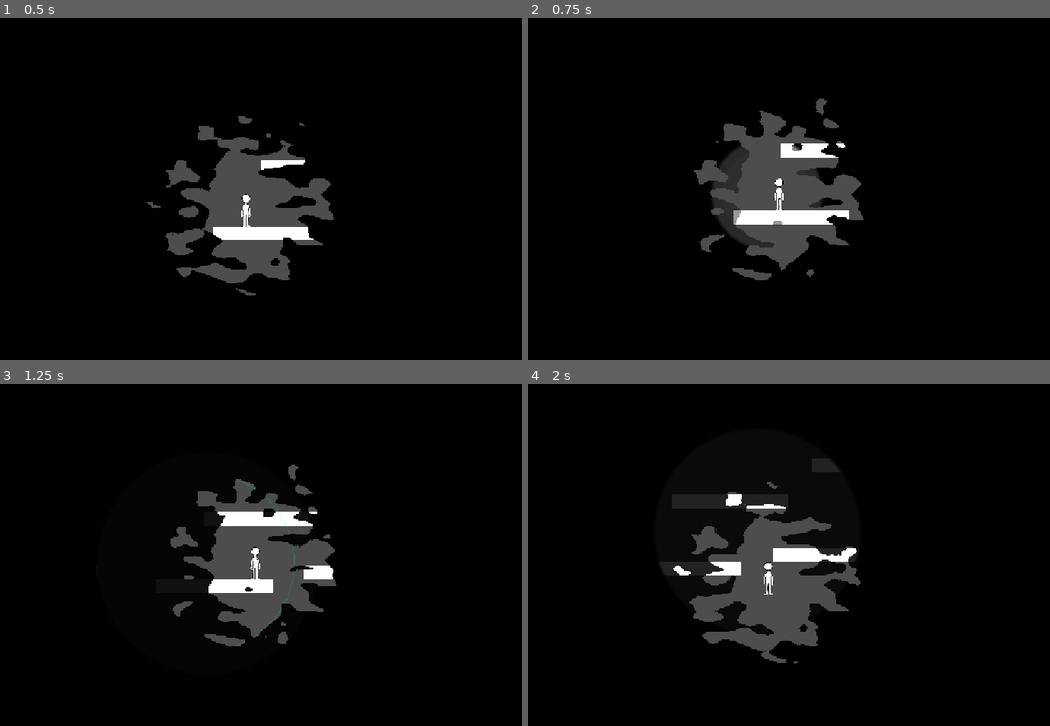
Above: before the commit, frames 1-4 (two rows, left to right).
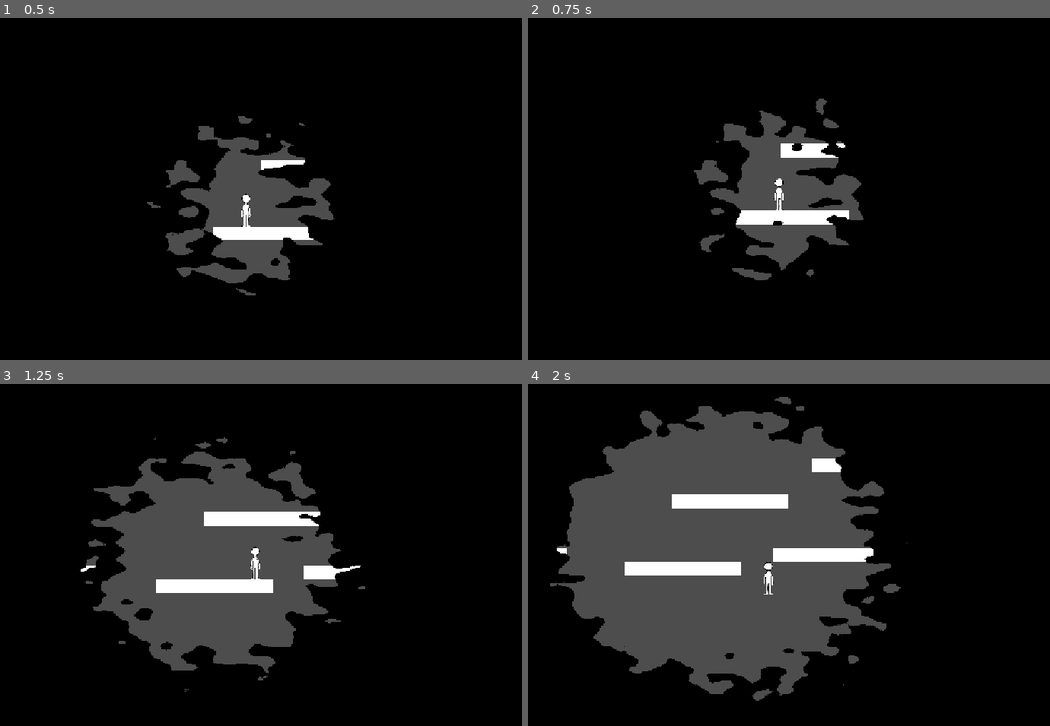
Above: after the commit, the same moments.

Repository: RazMths/Dash
Game: Godot game, scene res://Levels/main.tscn
Two runs of this game, one before a commit and one after it. Both use one fixed random seed, a clock stepped at 60 frames per second and the inputs below.
Inputs (mouse positions are in pixels of both pictures, inside the frame that each line leads up to):
- Up to frame 1 (0.5 s): no input
- Up to frame 2 (0.75 s): tap Enter (ui_accept) at 0.5 s; move the mouse to (924, 171) at 0.52 s; hold Right (move_right) from 0.53 s (still down); hold Enter (ui_accept) from 0.53 s (still down)
- Up to frame 3 (1.25 s): keep holding Right (move_right); keep holding Enter (ui_accept); tap N (jump) at 0.77, 0.8, 1.07 s
- Up to frame 4 (2 s): keep holding Right (move_right); move the mouse to (668, 572) at 1.27 s; release Enter (ui_accept) at 1.28 s; tap N (jump) at 1.35, 1.52, 1.82 s; tap Enter (ui_accept) at 1.55 s

Frame 1 is identical in both runs. In frame 2, 1.1% of the frame differs, in the area x 35-57%, y 37-68%; in frame 3, 13%; in frame 4, 29%, in the area x 4-73%, y 3-93%.

Commit message:
important

Diff:
--- a/Actors/player.gd
+++ b/Actors/player.gd
@@ -107,7 +107,6 @@
 	# Echo on jump
 	if overlay_manager:
 		overlay_manager.spawn_echo(global_position)
-		echo_manager.spawn_echo(global_position, 200.0)
 
 func start_dash() -> void:
 	can_dash = false
--- a/Custom scripts/color_rect_for_player.gd
+++ b/Custom scripts/color_rect_for_player.gd
@@ -3,8 +3,8 @@
 class EchoData:
 	var world_pos: Vector2
 	var progress: float = 0.0
-	var expand_speed: float = 2.0      # Speed of expansion
-	var max_radius: float = 0.35        # Size on screen (0.35 = 35% of screen height)
+	var expand_speed: float = 0.6       # Lifespan speed
+	var max_radius: float = 0.56        # Expansion peak radius
 	var strength: float = 1.0
 
 @export var player: Node2D
@@ -13,12 +13,6 @@
 func _ready() -> void:
 	anchor_right = 1.0
 	anchor_bottom = 1.0
-
-func _unhandled_input(event: InputEvent) -> void:
-	# Trigger echo on spacebar / action for testing
-	if event.is_action_pressed("ui_accept"):
-		if player:
-			spawn_echo(player.global_position)
 
 func spawn_echo(world_position: Vector2) -> void:
 	if active_echoes.size() >= 5:
@@ -39,17 +33,16 @@
 
 	var aspect := vp_size.x / vp_size.y
 
-	# 1. Player position to Screen UV
+	# 1. Update Player position in UV space
 	var player_screen_pos = player.get_global_transform_with_canvas().origin
 	var player_uv = player_screen_pos / vp_size
 	mat.set_shader_parameter("center", player_uv)
 
-	# 2. Convert active echoes to Screen UV
+	# 2. Update Echoes
 	var positions: Array[Vector2] = [Vector2.ZERO, Vector2.ZERO, Vector2.ZERO, Vector2.ZERO, Vector2.ZERO]
 	var radii: Array[float] = [0.0, 0.0, 0.0, 0.0, 0.0]
 	var strengths: Array[float] = [0.0, 0.0, 0.0, 0.0, 0.0]
 
-	# Canvas transform from viewport/camera context
 	var canvas_xform = player.get_canvas_transform()
 
 	var i = active_echoes.size() - 1
@@ -60,13 +53,25 @@
 		if echo.progress >= 1.0:
 			active_echoes.remove_at(i)
 		else:
-			# Convert world pos to canvas screen pos
 			var screen_pos = canvas_xform * echo.world_pos
 			var screen_uv = screen_pos / vp_size
 
+			var current_radius: float
+			var current_strength: float
+
+			# Smooth expand from 0.0 to max_radius, then smoothly shrink back down
+			if echo.progress < 0.4:
+				var t = echo.progress / 0.4
+				current_radius = lerp(0.0, echo.max_radius, ease(t, -2.0)) # Smooth acceleration
+				current_strength = 1.0
+			else:
+				var t = (echo.progress - 0.4) / 0.6
+				current_radius = lerp(echo.max_radius, 0.0, ease(t, 2.0))
+				current_strength = 1.0 - t
+
 			positions[i] = screen_uv
-			radii[i] = echo.progress * echo.max_radius
-			strengths[i] = (1.0 - echo.progress) * echo.strength
+			radii[i] = current_radius
+			strengths[i] = current_strength
 		i -= 1
 
 	# 3. Push uniforms
--- a/Levels/main.tscn
+++ b/Levels/main.tscn
@@ -5,7 +5,14 @@
 [ext_resource type="PackedScene" uid="uid://c1j1se1lnh5i2" path="res://Objects/ground.tscn" id="2_lwy2l"]
 [ext_resource type="Shader" uid="uid://lvg0pgnwm1ff" path="res://Shaders/echo_transition.gdshader" id="4_7pswh"]
 [ext_resource type="Script" uid="uid://cxvkivf8u6g3j" path="res://Custom scripts/color_rect_for_player.gd" id="5_7pswh"]
-[ext_resource type="Script" uid="uid://naa1nw83belv" path="res://echo_test.gd" id="6_34bfm"]
+
+[sub_resource type="Environment" id="Environment_mtjga"]
+background_mode = 1
+background_color = Color(0.1475446, 0.06610177, 0.15601495, 1)
+ambient_light_color = Color(0.4674787, 0.4674787, 0.4674787, 1)
+ssao_enabled = true
+
+[sub_resource type="CameraAttributesPractical" id="CameraAttributesPractical_34bfm"]
 
 [sub_resource type="FastNoiseLite" id="FastNoiseLite_hbaan"]
 noise_type = 3
@@ -32,15 +39,18 @@
 
 [node name="Main" type="Node2D" unique_id=1525660520]
 
+[node name="WorldEnvironment" type="WorldEnvironment" parent="." unique_id=826271088]
+environment = SubResource("Environment_mtjga")
+camera_attributes = SubResource("CameraAttributesPractical_34bfm")
+
 [node name="Camera2D" type="Camera2D" parent="." unique_id=59216848 node_paths=PackedStringArray("target")]
 position = Vector2(1146, -496)
 script = ExtResource("1_lwy2l")
 target = NodePath("../Player")
 
-[node name="Player" parent="." unique_id=705438210 node_paths=PackedStringArray("overlay_manager", "echo_manager") instance=ExtResource("1_gnif3")]
+[node name="Player" parent="." unique_id=705438210 node_paths=PackedStringArray("overlay_manager") instance=ExtResource("1_gnif3")]
 position = Vector2(1146, -496)
 overlay_manager = NodePath("../TransitionLayer/ColorRect")
-echo_manager = NodePath("../echo test")
 
 [node name="envi" type="Node2D" parent="." unique_id=932482123]
 position = Vector2(1144, -615)
@@ -72,6 +82,3 @@
 mouse_filter = 2
 script = ExtResource("5_7pswh")
 player = NodePath("../../Player")
-
-[node name="echo test" type="Node2D" parent="." unique_id=913312027]
-script = ExtResource("6_34bfm")
--- a/Shaders/echo_transition.gdshader
+++ b/Shaders/echo_transition.gdshader
@@ -2,7 +2,7 @@
 
 uniform sampler2D mask_texture : hint_default_white, filter_nearest;
 
-uniform float progress : hint_range(0.0, 1.0) = 1.0; // Default to 1.0 (black background)
+uniform float progress : hint_range(0.0, 1.0) = 1.0;
 uniform float edge_sharpness : hint_range(0.001, 0.2) = 0.01;
 
 uniform vec2 center = vec2(0.5, 0.5);
@@ -16,38 +16,37 @@
 
 void fragment() {
 	vec2 uv = UV;
+	float mask = texture(mask_texture, uv).r;
 
-	// 1. Distance from player
+	// 1. Base player field (radius ~0.35)
 	vec2 player_diff = uv - center;
 	player_diff.x *= aspect_ratio;
 	float player_dist = length(player_diff);
+	float field_dist = player_dist - 0.35;
 
-	// 2. Solid Filled Disk Echo Calculation
-	float max_disk = 0.0;
-
+	// 2. Smoothly fuse expanding echo fields
 	for (int i = 0; i < MAX_ECHOES; i++) {
 		if (echo_strengths[i] > 0.001 && echo_radii[i] > 0.0001) {
 			vec2 echo_diff = uv - echo_positions[i];
 			echo_diff.x *= aspect_ratio;
-			float dist = length(echo_diff);
+			float echo_dist = length(echo_diff);
 
-			// Solid filled disk formula with soft edge
-			float r = echo_radii[i];
-			float disk = 1.0 - smoothstep(r - 0.01, r + 0.005, dist);
+			// Echo field extends outward from its origin
+			float echo_field = (echo_dist - echo_radii[i]) / max(echo_strengths[i], 0.01);
 
-			max_disk = max(max_disk, disk * echo_strengths[i]);
+			// Smooth minimum for liquid fusion
+			float k = 0.15;
+			float h = clamp(0.5 + 0.5 * (field_dist - echo_field) / k, 0.0, 1.0);
+			field_dist = mix(field_dist, echo_field, h) - k * h * (1.0 - h);
 		}
 	}
 
-	float mask = texture(mask_texture, UV).r;
+	// 3. Apply comic noise mask to the unified contour
+	float final_val = (field_dist + 0.35) * 1.2 - mask * 0.4;
 
-	// Base black screen alpha
+	// 4. Final darkness mask
 	float threshold = mix(-0.2, 1.2, progress);
-	float val = player_dist * 1.2 - mask * 0.4;
-	float alpha = smoothstep(threshold - edge_sharpness, threshold + edge_sharpness, val);
-
-	// Forcefully subtract disk area from darkness so echoes reveal the world beneath
-	alpha = clamp(alpha - max_disk, 0.0, 1.0);
+	float alpha = smoothstep(threshold - edge_sharpness, threshold + edge_sharpness, final_val);
 
 	COLOR = vec4(wipe_color.rgb, alpha * wipe_color.a);
 }
Renamed: echo_test.gd -> Custom scripts/echo_test.gd
Renamed: echo_test.gd.uid -> Custom scripts/echo_test.gd.uid
